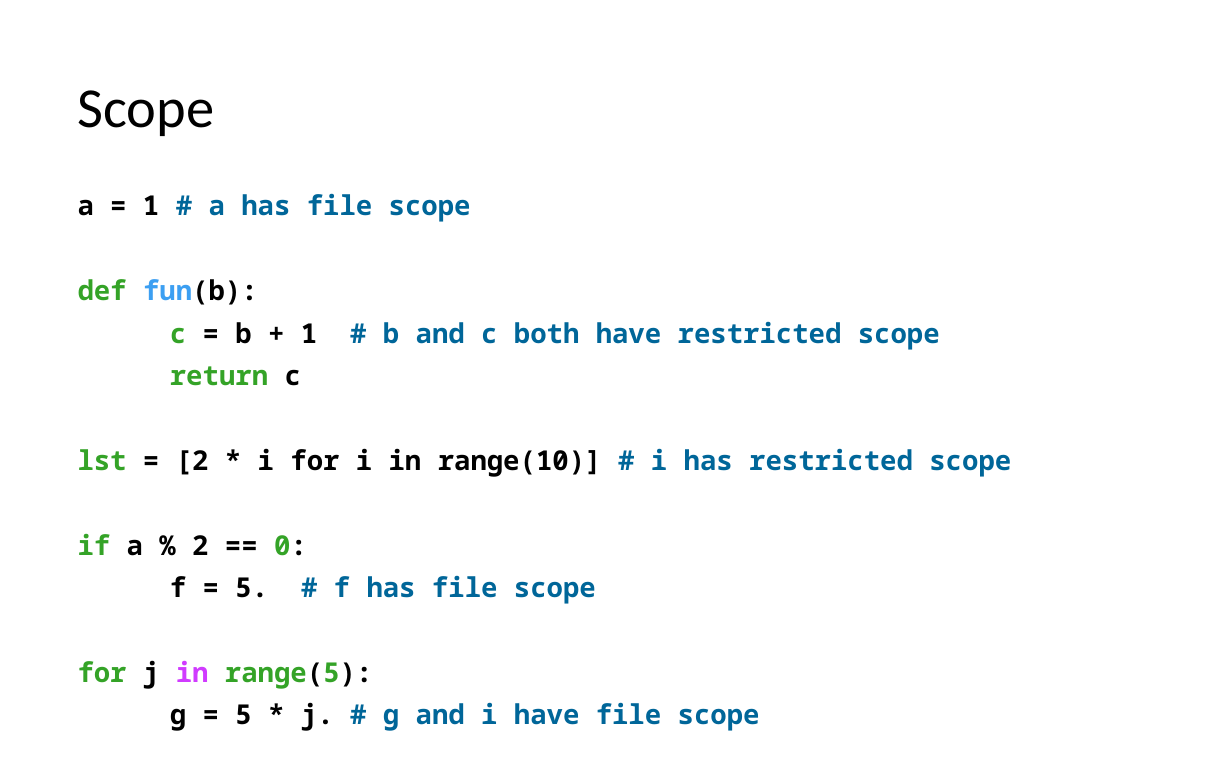
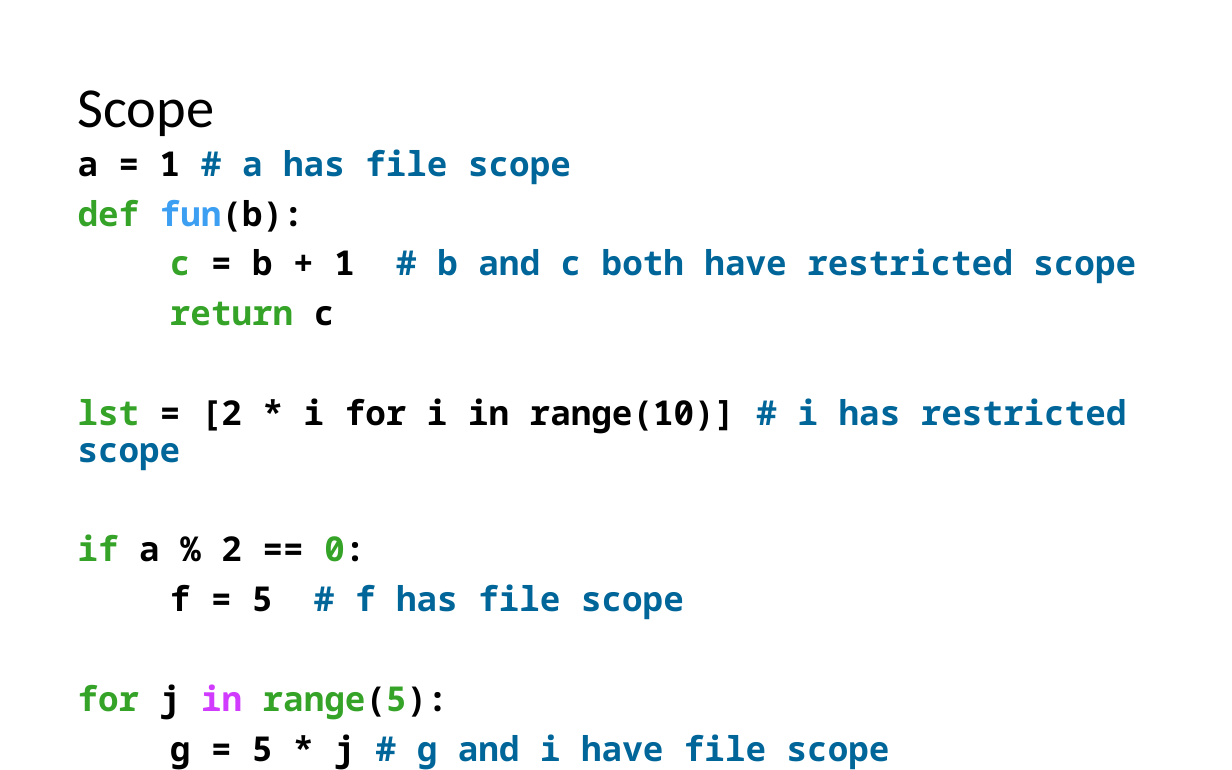
Before and after one commit to LongBaoNguyen/longbaonguyen.github.io, a slide deck: slide 22 of courses/apcsp/lect8.pptx. Drawn at 1232x770 pixels with LibreOffice and Linux fonts; fonts in the diff are those of the drawing. Boxes give left, top, right and bottom in pixels: in the first picture for what was removed or moved away, otherwise in the second. Text is boxed around its words. In the diff, an @@ line names an element or a change of style, - is before the commit and + after.

```diff
--- a/courses/apcsp/lect8.pptx
+++ b/courses/apcsp/lect8.pptx
@@ text at box(78, 149, 1136, 720): size 16 to 20 pt in "a = 1 # a has file ...", "def fun(b):", "c = b + 1 # b ...", "return c" and 3 more places @@
@@ text at box(170, 584, 684, 620): text changed; size 16 to 20 pt @@
-f = 5. # f has file scope
+f = 5 # f has file scope
@@ text at box(170, 734, 890, 770): text changed; size 16 to 20 pt @@
-g = 5 * j. # g and i have file scope
+g = 5 * j # g and i have file scope
```
Also in this commit, not shown: 7 other slides changed, 1 slide added, 1 slide removed, 7 other files.
